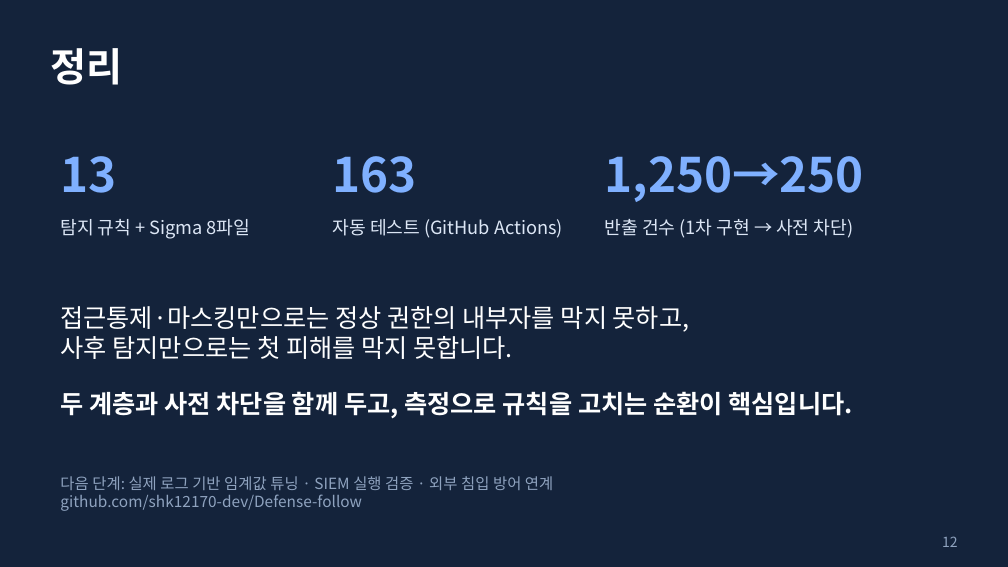
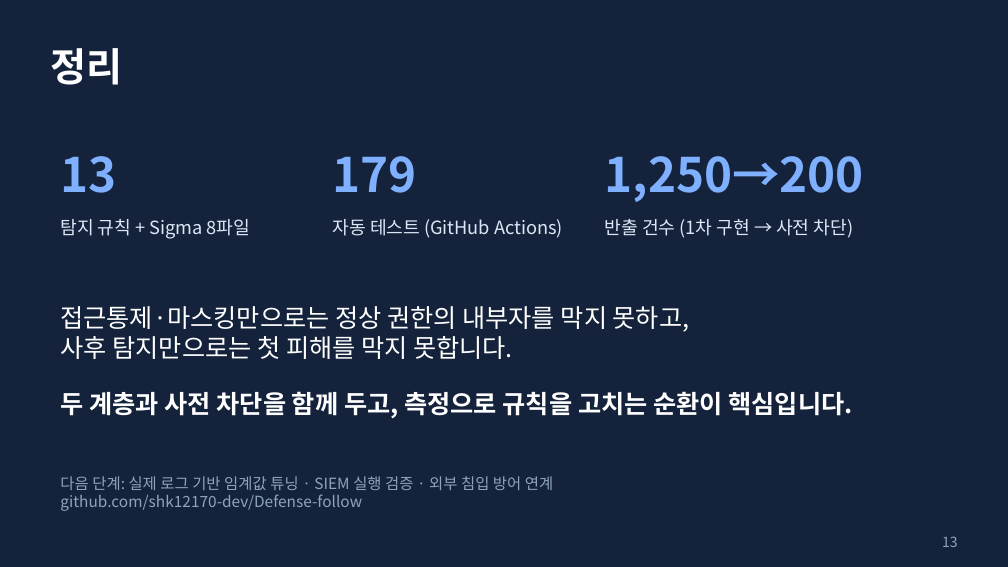
Before and after one commit to shk12170-dev/Defense-follow, a slide deck: slide 13 of docs/presentation.pptx (slide 12 before the commit). Drawn at 1008x567 pixels with LibreOffice and Linux fonts; fonts in the diff are those of the drawing. Boxes give left, top, right and bottom in pixels: in the first picture for what was removed or moved away, otherwise in the second. Text is boxed around its words. In the diff, an @@ line names an element or a change of style, - is before the commit and + after.

```diff
--- a/docs/presentation.pptx
+++ b/docs/presentation.pptx
@@ text at [333, 156, 417, 193]: text changed @@
-163
+179
@@ text at [605, 156, 864, 202]: text changed @@
-1,250→250
+1,250→200
@@ text at [942, 536, 958, 547]: text changed @@
-12
+13
```
Also in this commit, not shown: 6 other slides changed, 1 slide added, 15 other files.
